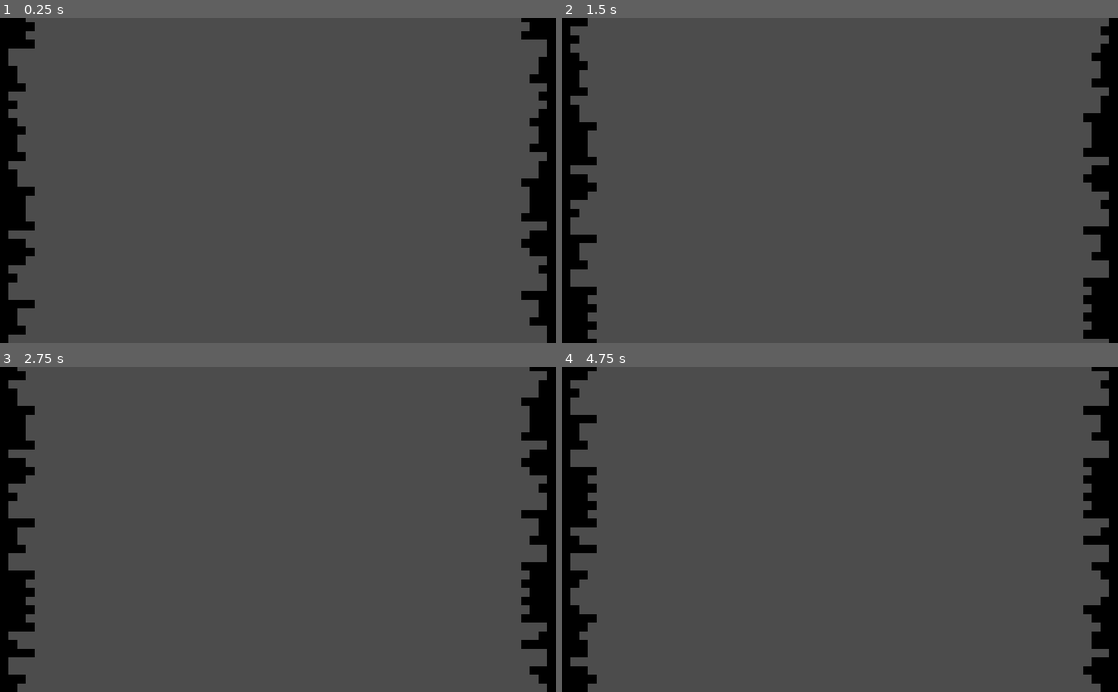
Above: before the commit, frames 1-4 (two rows, left to right).
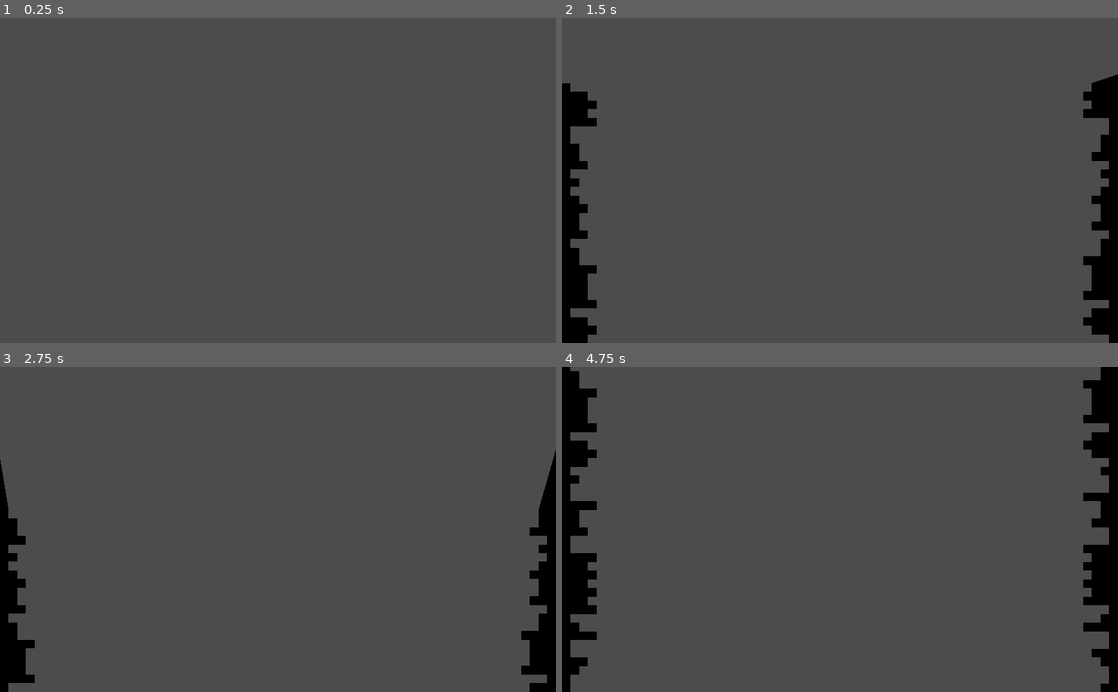
Above: after the commit, the same moments.

Repository: ClarkThyLord/Wild-Fishing
Game: Godot game, scene res://src/scenes/level/level.tscn
Same seed, same stepped clock (60 frames per second), same inputs: the game is played once before the commit and once after it.
Inputs:
- Up to frame 1 (0.25 s): no input
- Up to frame 2 (1.5 s): tap Space (game_start, bound only after the commit) at 0.6, 1.35 s
- Up to frame 3 (2.75 s): tap Space (game_start, bound only after the commit) at 2.1 s
- Up to frame 4 (4.75 s): tap Space (game_start, bound only after the commit) at 2.85, 3.6, 4.35 s

The runs differ from the first frame. In frame 1, 7.2% of the frame differs, in the area x 0-100%, y 0-100%; in frame 2, 4.4%; in frame 3, 5.3%; in frame 4, 5.6%.

Commit message:
Add Level "playing" state

Diff:
--- a/project.godot
+++ b/project.godot
@@ -19,6 +19,15 @@
 window/stretch/mode="2d"
 window/stretch/aspect="keep"
 
+[input]
+
+game_start={
+"deadzone": 0.5,
+"events": [ Object(InputEventKey,"resource_local_to_scene":false,"resource_name":"","device":0,"alt":false,"shift":false,"control":false,"meta":false,"command":false,"pressed":false,"scancode":32,"physical_scancode":0,"unicode":0,"echo":false,"script":null)
+, Object(InputEventKey,"resource_local_to_scene":false,"resource_name":"","device":0,"alt":false,"shift":false,"control":false,"meta":false,"command":false,"pressed":false,"scancode":16777221,"physical_scancode":0,"unicode":0,"echo":false,"script":null)
+ ]
+}
+
 [physics]
 
 common/enable_pause_aware_picking=true
--- a/src/scenes/level/level.gd
+++ b/src/scenes/level/level.gd
@@ -16,6 +16,8 @@
 
 
 ## Private Variables
+var _playing := false
+
 var _depth := -1.0
 
 var _depth_max : int
@@ -29,6 +31,8 @@
 
 
 ## OnReady Variables
+onready var animation_player : AnimationPlayer = get_node("AnimationPlayer")
+
 onready var objects : Node2D = get_node("Objects")
 
 onready var walls : Node2D = get_node("Walls")
@@ -47,8 +51,14 @@
 
 
 func _process(delta : float) -> void:
-	wall_left.step += 6 * delta
-	wall_right.step += 6 * delta
+	if Input.is_action_just_released("game_start"):
+		animation_player.play("Start")
+		yield(animation_player, "animation_finished")
+		_playing = true
+
+	if _playing:
+		wall_left.step += 6 * delta
+		wall_right.step += 6 * delta
 
 
 
--- a/src/scenes/level/level.tscn
+++ b/src/scenes/level/level.tscn
@@ -1,10 +1,61 @@
-[gd_scene load_steps=3 format=2]
+[gd_scene load_steps=6 format=2]
 
 [ext_resource path="res://src/scenes/level/level.gd" type="Script" id=1]
 [ext_resource path="res://src/scenes/level/wall/wall.tscn" type="PackedScene" id=2]
 
+[sub_resource type="Animation" id=1]
+resource_name = "Idle"
+tracks/0/type = "value"
+tracks/0/path = NodePath("Camera2D:position")
+tracks/0/interp = 1
+tracks/0/loop_wrap = true
+tracks/0/imported = false
+tracks/0/enabled = true
+tracks/0/keys = {
+"times": PoolRealArray( 0 ),
+"transitions": PoolRealArray( 1 ),
+"update": 0,
+"values": [ Vector2( 512, -350 ) ]
+}
+
+[sub_resource type="Animation" id=2]
+length = 0.001
+tracks/0/type = "value"
+tracks/0/path = NodePath("Camera2D:position")
+tracks/0/interp = 1
+tracks/0/loop_wrap = true
+tracks/0/imported = false
+tracks/0/enabled = true
+tracks/0/keys = {
+"times": PoolRealArray( 0 ),
+"transitions": PoolRealArray( 1 ),
+"update": 0,
+"values": [ Vector2( 512, -300 ) ]
+}
+
+[sub_resource type="Animation" id=3]
+resource_name = "Start"
+tracks/0/type = "value"
+tracks/0/path = NodePath("Camera2D:position")
+tracks/0/interp = 1
+tracks/0/loop_wrap = true
+tracks/0/imported = false
+tracks/0/enabled = true
+tracks/0/keys = {
+"times": PoolRealArray( 0, 1 ),
+"transitions": PoolRealArray( 1, 1 ),
+"update": 0,
+"values": [ Vector2( 512, -300 ), Vector2( 512, 300 ) ]
+}
+
 [node name="Level" type="Node2D"]
 script = ExtResource( 1 )
+
+[node name="AnimationPlayer" type="AnimationPlayer" parent="."]
+autoplay = "Idle"
+anims/Idle = SubResource( 1 )
+anims/RESET = SubResource( 2 )
+anims/Start = SubResource( 3 )
 
 [node name="Objects" type="Node2D" parent="."]
 
@@ -19,3 +70,4 @@
 
 [node name="Camera2D" type="Camera2D" parent="."]
 position = Vector2( 512, -300 )
+current = true
